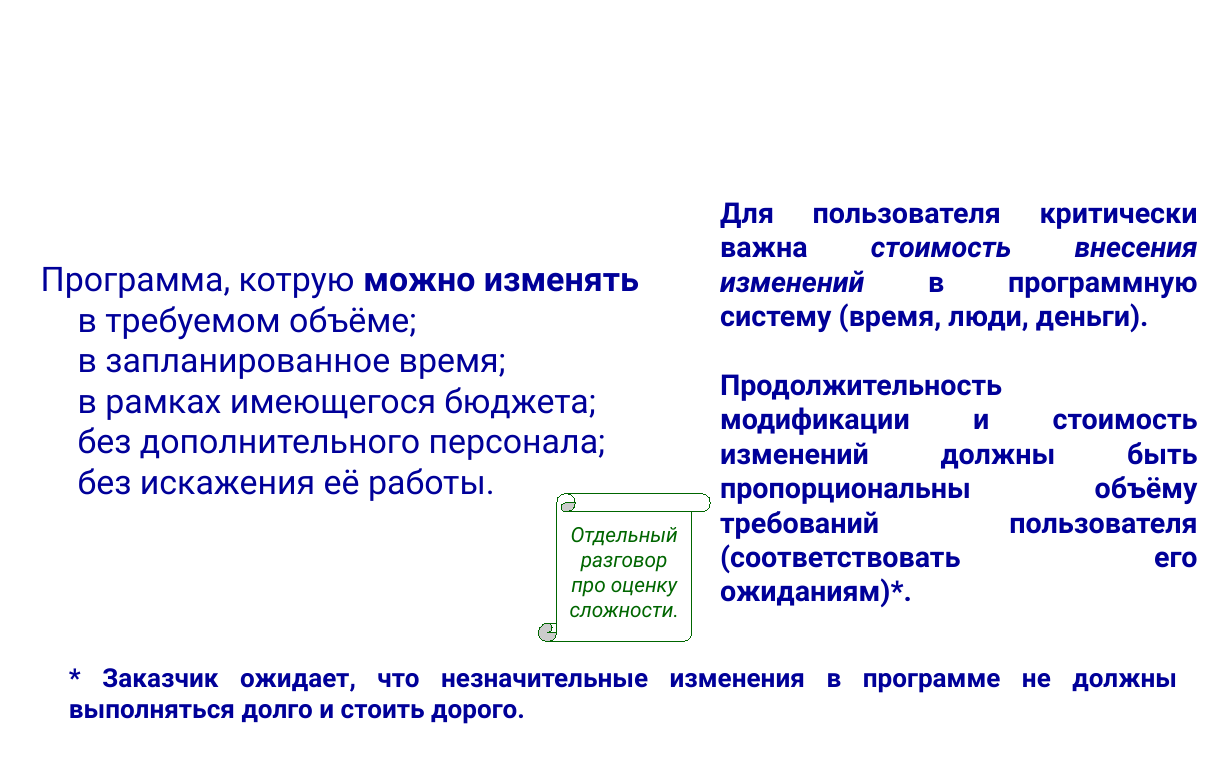
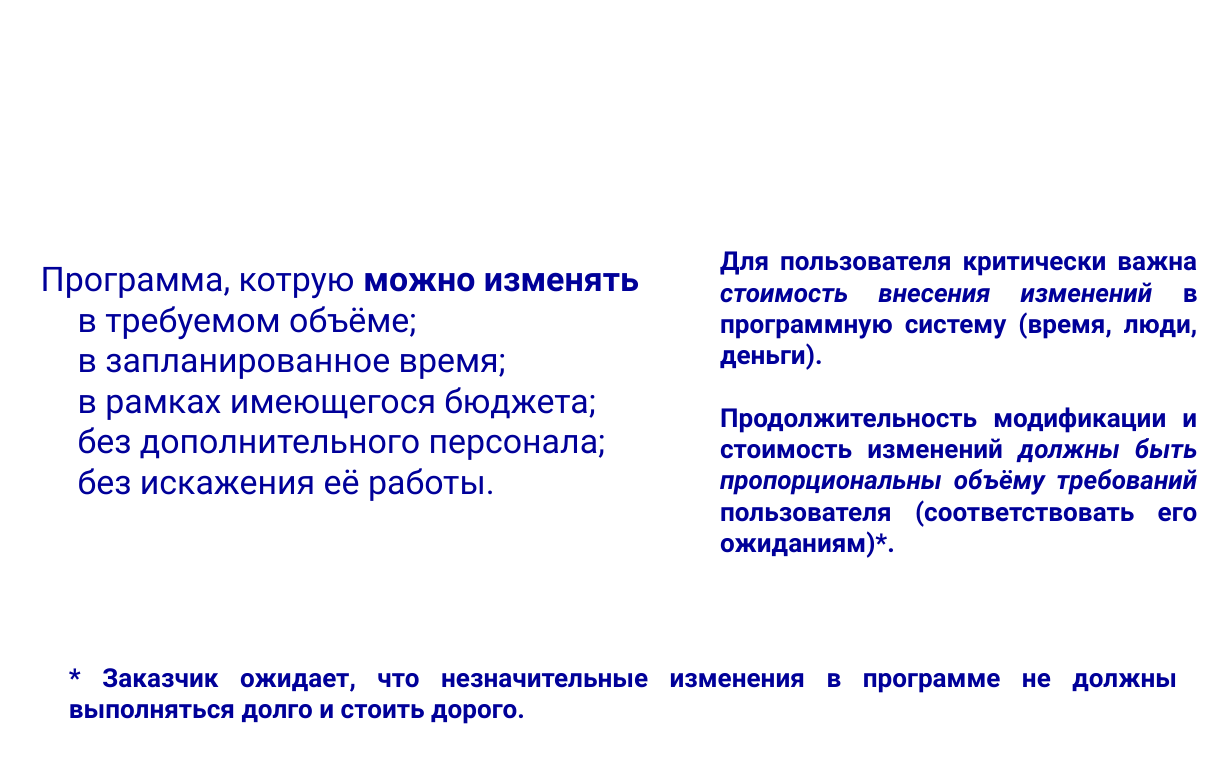
Before and after one commit to mike-shock/Software_Craft, a slide deck: slide 27 of Agile_Intro.odp (slide 26 before the commit). Drawn at 1232x776 pixels with LibreOffice and Linux fonts; fonts in the diff are those of the drawing; background and template pictures are left out. Boxes give left, top, right and bottom in pixels: in the first picture for what was removed or moved away, otherwise in the second. Text is boxed around its words. In the diff, an @@ line names an element or a change of style, - is before the commit and + after.

```diff
--- a/Agile_Intro.odp
+++ b/Agile_Intro.odp
@@ text "Для пользователя критически важна стоимость ..." at (x1=720, y1=251, x2=1198, y2=558): size 22 to 20 pt; italic on in "должны быть пропорциональны объёму требований" @@
@@ vertical scroll removed at (x1=538, y1=494, x2=710, y2=642) @@
-Отдельный
-разговор
-про оценку
-сложности.
```
Also in this commit, not shown: 32 other slides changed, 1 slide added, 2 other files.
